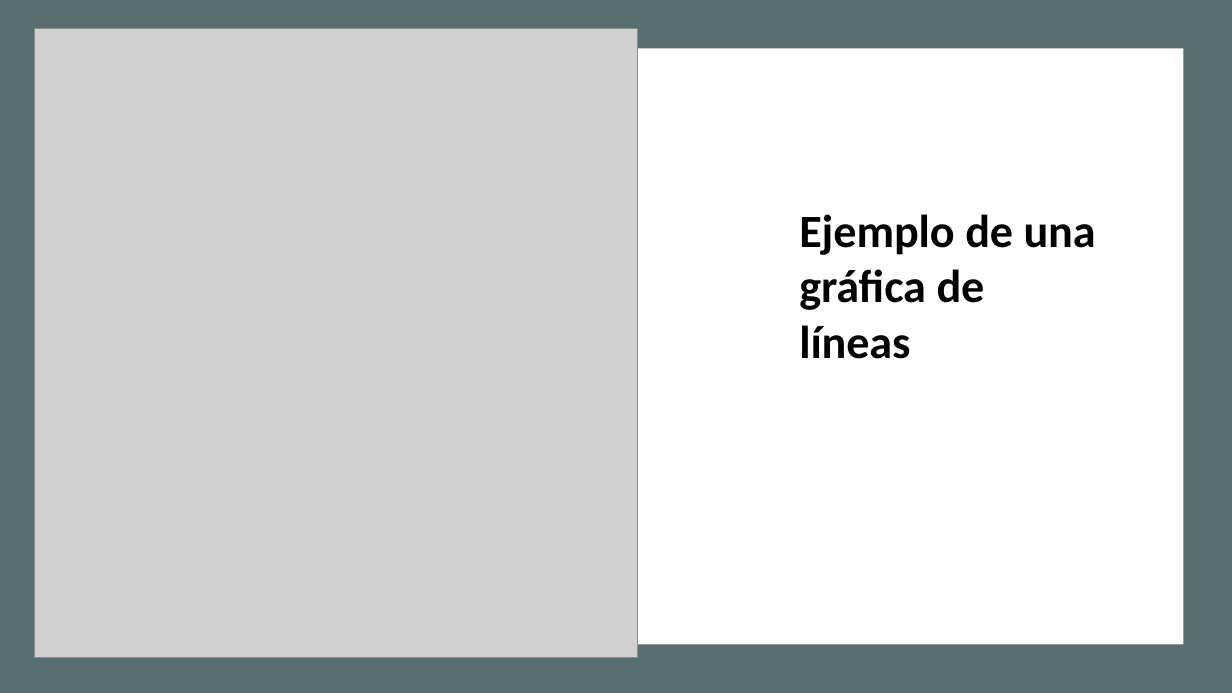
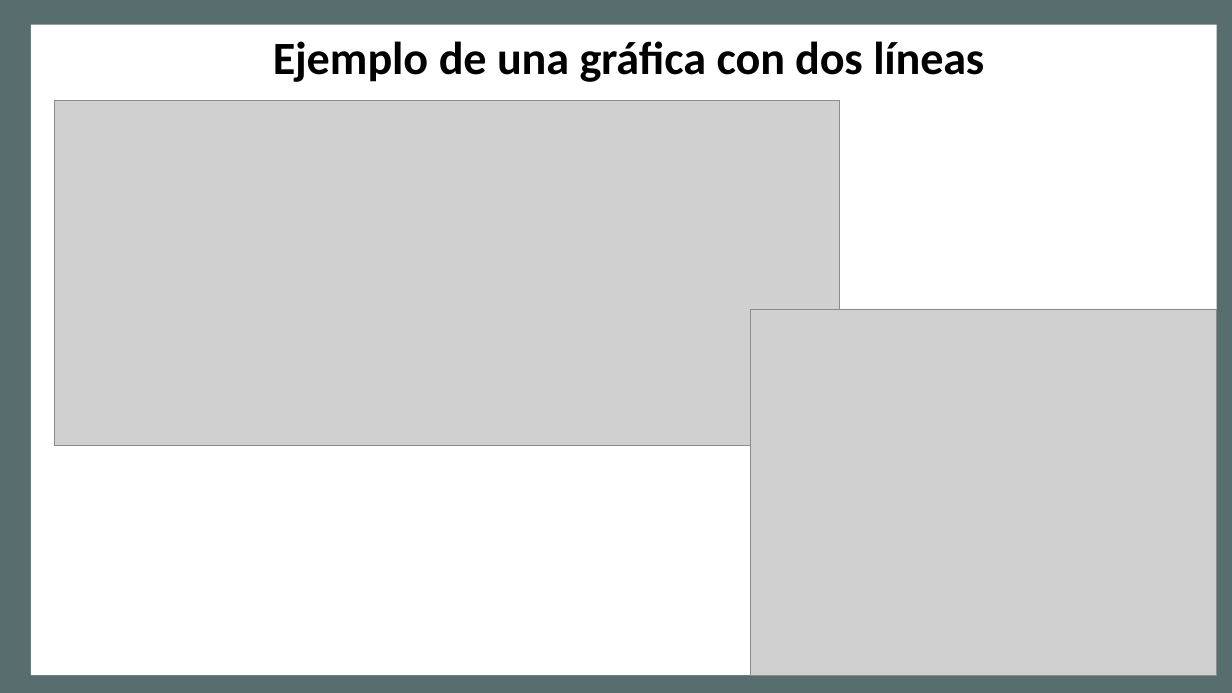
Before and after one commit to lizetheP/Programacion, a slide deck: slide 12 of CalendarioAgo2024/presentaciones/9_GraficasMatplotlib.pptx. Drawn at 1232x693 pixels with LibreOffice and Linux fonts; fonts in the diff are those of the drawing; grey boxes stand for pictures; background and template pictures are left out. Boxes give left, top, right and bottom in pixels: in the first picture for what was removed or moved away, otherwise in the second. Text is boxed around its words. In the diff, an @@ line names an element or a change of style, - is before the commit and + after.

```diff
--- a/CalendarioAgo2024/presentaciones/9_GraficasMatplotlib.pptx
+++ b/CalendarioAgo2024/presentaciones/9_GraficasMatplotlib.pptx
@@ freeform shape resized from (x1=48, y1=48, x2=1184, y2=644) to (x1=30, y1=25, x2=1217, y2=676) @@
@@ picture removed at (x1=34, y1=29, x2=638, y2=658) @@
@@ title at (x1=273, y1=41, x2=984, y2=82): text changed @@
-Ejemplo de una gráfica de líneas
+Ejemplo de una gráfica con dos líneas
@@ picture added at (x1=55, y1=101, x2=839, y2=445) @@
@@ picture added at (x1=751, y1=309, x2=1217, y2=675) @@
```
Also in this commit, not shown: 5 other slides changed, 4 slides added, 3 slides removed, 3 other files.
